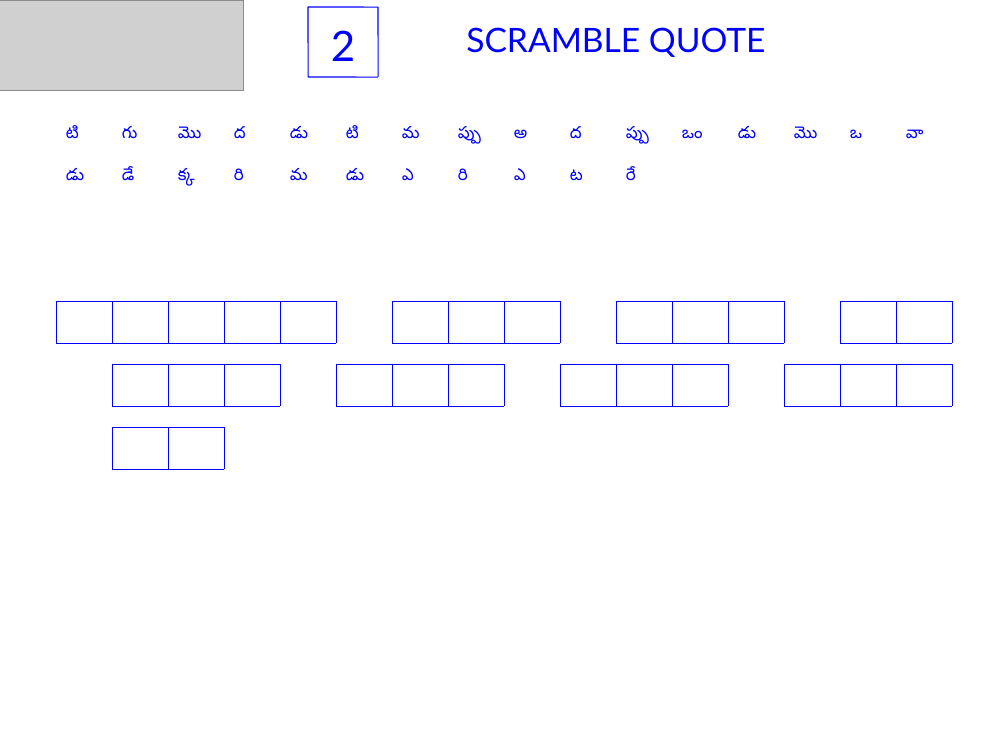
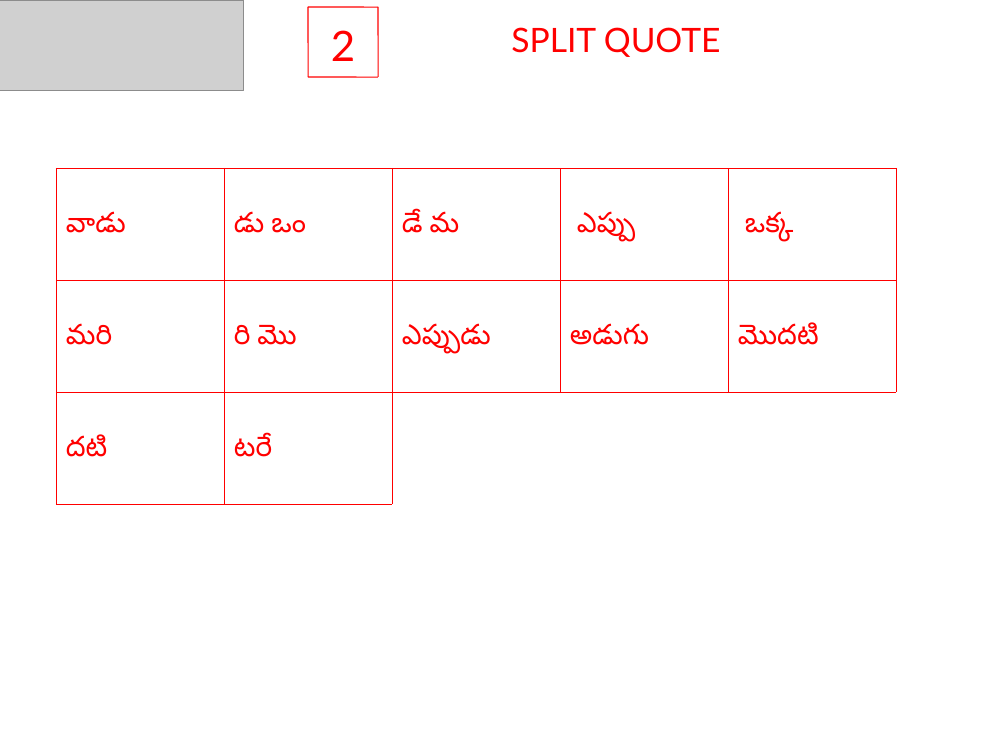
Before and after one commit to sjasthi/auto_quotes_java, a slide deck: slide 2 of Puzzles.ppt. Drawn at 1008x756 pixels with LibreOffice and Linux fonts; fonts in the diff are those of the drawing; grey boxes stand for pictures. Boxes give left, top, right and bottom in pixels: in the first picture for what was removed or moved away, otherwise in the second. Text is boxed around its words. In the diff, an @@ line names an element or a change of style, - is before the commit and + after.

Commit message:
3/30
Update to SplitQuote. Now using chunk size method.

```diff
--- a/Puzzles.ppt
+++ b/Puzzles.ppt
@@ text "2" at (x1=331, y1=30, x2=355, y2=61): text colour #0000FF to #FF0000 @@
@@ line (308, 7) - (378, 7): stroke #0000FF 0.74 pt to #FF0000 0.74 pt @@
@@ line (308, 7) - (308, 77): stroke #0000FF 0.74 pt to #FF0000 0.74 pt @@
@@ line (378, 7) - (378, 77): stroke #0000FF 0.74 pt to #FF0000 0.74 pt @@
@@ text at (x1=511, y1=27, x2=721, y2=57): text changed; text colour #0000FF to #FF0000 @@
-SCRAMBLE QUOTE
+SPLIT QUOTE
@@ line (308, 77) - (378, 77): stroke #0000FF 0.74 pt to #FF0000 0.74 pt @@
@@ table removed at (x1=56, y1=112, x2=960, y2=238), 3 rows, 16 columns @@
-టి | గు | మొ | ద | డు | టి | మ | ప్పు | అ | ద | ప్పు | ఒం | డు | మొ | ఒ | వా
-డు | డే | క్క | రి | మ | డు | ఎ | రి | ఎ | ట | రే |  |  |  |  | 
- |  |  |  |  |  |  |  |  |  |  |  |  |  |  | 
@@ table added at (x1=56, y1=168, x2=898, y2=504), 3 rows, 5 columns @@
+వాడు | డు ఒం | డే మ | ఎప్పు | ఒక్క
+మరి | రి మొ | ఎప్పుడు | అడుగు | మొదటి
+దటి | టరే |  |  | 
@@ table removed at (x1=56, y1=301, x2=960, y2=344), 1 rows, 16 columns @@
- |  |  |  |  |  |  |  |  |  |  |  |  |  |  | 
@@ table removed at (x1=56, y1=364, x2=960, y2=406), 1 rows, 16 columns @@
- |  |  |  |  |  |  |  |  |  |  |  |  |  |  | 
@@ table removed at (x1=56, y1=427, x2=960, y2=470), 1 rows, 16 columns @@
- |  |  |  |  |  |  |  |  |  |  |  |  |  |  | 
```
Also in this commit, not shown: 9 other slides changed, 7 other files.
